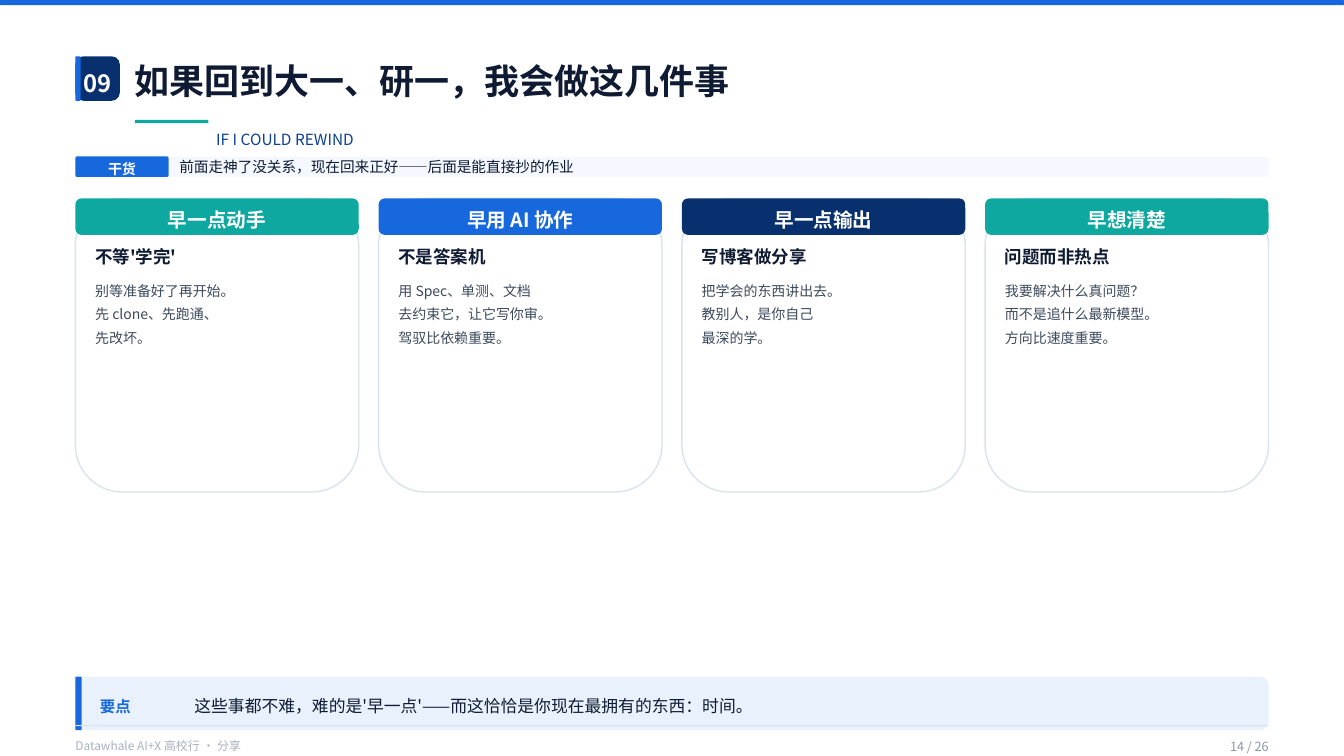
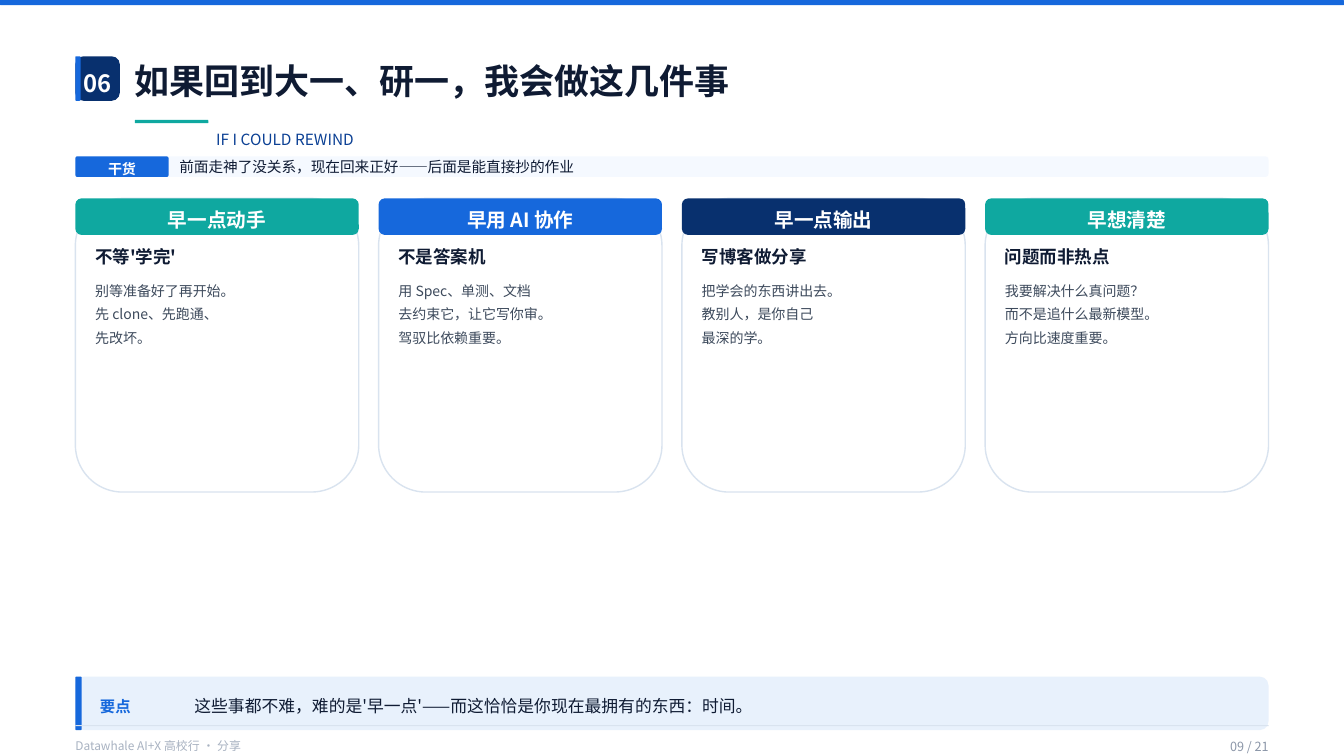
Before and after one commit to Frocir/aix-talk, a slide deck: slide 9 of aix-talk-26pages.pptx (slide 14 before the commit). Drawn at 1344x756 pixels with LibreOffice and Linux fonts; fonts in the diff are those of the drawing. Boxes give left, top, right and bottom in pixels: in the first picture for what was removed or moved away, otherwise in the second. Text is boxed around its words. In the diff, an @@ line names an element or a change of style, - is before the commit and + after.

```diff
--- a/aix-talk-26pages.pptx
+++ b/aix-talk-26pages.pptx
@@ text at (84,74,112,93): text changed @@
-09
+06
@@ text at (1230,741,1269,751): text changed @@
-14 / 26
+09 / 21
```
Also in this commit, not shown: 17 other slides changed, 5 slides removed, 2 other files.
